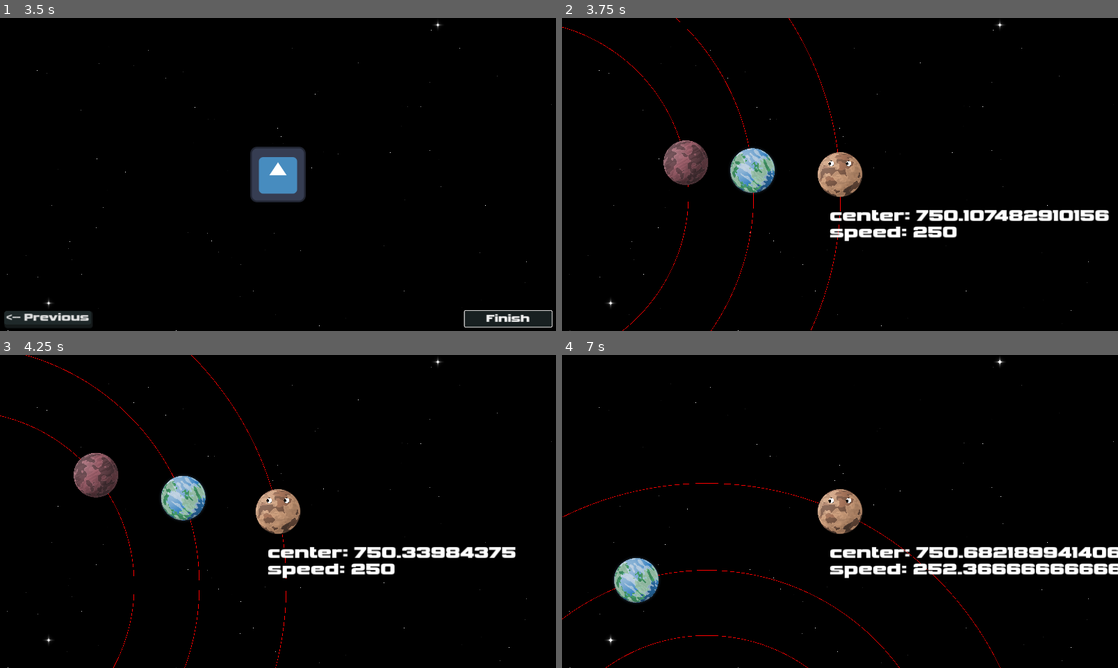
Above: before the commit, frames 1-4 (two rows, left to right).
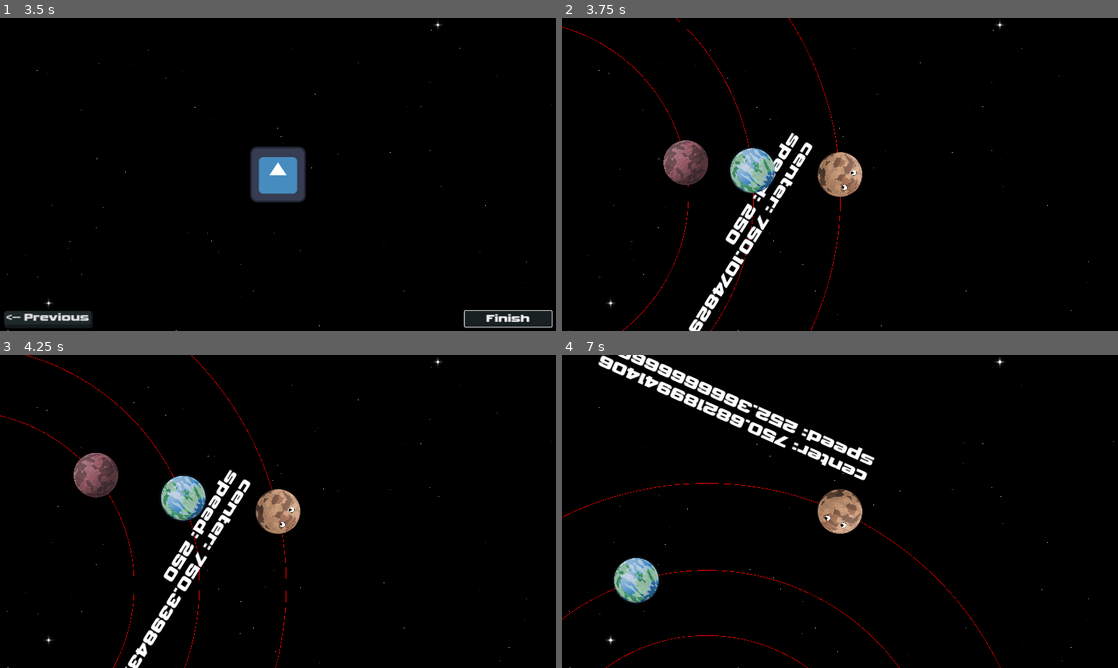
Above: after the commit, the same moments.

Repository: AnEvilPenguin/Pirate-Jam-16
Game: Godot game, scene res://Controllers/GameController/GameController.tscn
Two runs of this game, one before a commit and one after it. Both use one fixed random seed, a clock stepped at 60 frames per second and the inputs below. The engine's default icon, where the game draws it, is replaced by a stand-in: a white triangle on a blue panel in a dark square.
Inputs (mouse positions are in pixels of both pictures, inside the frame that each line leads up to):
- Up to frame 1 (3.5 s): click "NEW GAME" at 0.5 s; click "Next -->" at 1.25 s; click "<-- Previous" at 2 s; click "Next -->" at 2.75 s
- Up to frame 2 (3.75 s): click "Finish" at 3.5 s
- Up to frame 3 (4.25 s): no input
- Up to frame 4 (7 s): tap Enter (ui_accept) at 4.25, 4.52, 5.27, 6.77 s; move the mouse to (962, 495) at 4.27 s; hold Right (ui_right) 4.28-5.78 s; move the mouse to (728, 527) at 5.02 s; move the mouse to (895, 442) at 5.77 s; hold Left (ui_left) 5.78-6.53 s; move the mouse to (812, 574) at 6.52 s; hold Right (ui_right) from 6.53 s (still down)

Frame 1 is identical in both runs. In frame 2, 4.2% of the frame differs, in the area x 22-99%, y 36-100%; in frame 3, 4.1%; in frame 4, 6.5%, in the area x 6-100%, y 0-72%.

Commit message:
feat: mouse rotation

Diff:
--- a/Scenes/Planets/Pluto/pluto.gd
+++ b/Scenes/Planets/Pluto/pluto.gd
@@ -16,7 +16,7 @@
 var targetObject: Node2D
 
 @onready
-var _orbitLine: OrbitLine = $OrbitLine
+var _orbitLine: OrbitLine = %OrbitLine
 
 var _centerPosition = Vector2.ZERO
 
@@ -28,11 +28,12 @@
 
 func _process(delta):
 	_set_player_movement(delta)
+	_process_mouse_rotation()
 
 	if (targetObject):
 		var dirToTarget = global_position - targetObject.global_position;
-		$Sprite2D/Eye1.direction = dirToTarget
-		$Sprite2D/Eye2.direction = dirToTarget
+		%Eye1.direction = dirToTarget
+		%Eye2.direction = dirToTarget
 
 func _physics_process(_delta):
 	var dirToCenter = global_position - _centerPosition
@@ -42,8 +43,8 @@
 	var offset = orbitalDistance - dirToCenter.length()
 	velocity += dirToCenter.limit_length() * offset
 
-	$Label.text = "center: " + str(dirToCenter.length())
-	$Label2.text = "speed: " + str(speed)
+	%Label.text = "center: " + str(dirToCenter.length())
+	%Label2.text = "speed: " + str(speed)
 
 	move_and_slide()
 
@@ -57,3 +58,9 @@
 
 	var speedChange = Input.get_axis("ui_left", "ui_right")
 	speed += (speedChange * acceleration) * delta
+
+func _process_mouse_rotation():
+	var mouseCoords = get_global_mouse_position()
+	var mouseDirection = mouseCoords - global_position;
+
+	global_rotation = mouseDirection.angle()
--- a/Scenes/Planets/Pluto/pluto.tscn
+++ b/Scenes/Planets/Pluto/pluto.tscn
@@ -12,36 +12,46 @@
 [node name="Pluto" type="CharacterBody2D"]
 z_index = 1
 z_as_relative = false
+rotation = 1.5708
 slide_on_ceiling = false
 script = ExtResource("1_4sphj")
-
-[node name="Sprite2D" type="Sprite2D" parent="."]
-scale = Vector2(0.1, 0.1)
-texture = ExtResource("1_6x4n2")
-
-[node name="Camera2D" type="Camera2D" parent="Sprite2D"]
-process_callback = 0
-
-[node name="Eye1" parent="Sprite2D" instance=ExtResource("3_p3eo1")]
-position = Vector2(-200, -250)
-scale = Vector2(2, 2)
-
-[node name="Eye2" parent="Sprite2D" instance=ExtResource("3_p3eo1")]
-position = Vector2(200, -250)
-scale = Vector2(2, 2)
 
 [node name="CollisionShape2D" type="CollisionShape2D" parent="."]
 shape = SubResource("CircleShape2D_78acu")
 
-[node name="Label" type="Label" parent="."]
+[node name="Node2D" type="Node2D" parent="."]
+rotation = 1.5708
+
+[node name="Sprite2D" type="Sprite2D" parent="Node2D"]
+scale = Vector2(0.1, 0.1)
+texture = ExtResource("1_6x4n2")
+
+[node name="Camera2D" type="Camera2D" parent="Node2D/Sprite2D"]
+process_callback = 0
+
+[node name="Face" type="Node2D" parent="Node2D/Sprite2D"]
+
+[node name="Eye1" parent="Node2D/Sprite2D/Face" instance=ExtResource("3_p3eo1")]
+unique_name_in_owner = true
+position = Vector2(-200, -250)
+scale = Vector2(2, 2)
+
+[node name="Eye2" parent="Node2D/Sprite2D/Face" instance=ExtResource("3_p3eo1")]
+unique_name_in_owner = true
+position = Vector2(200, -250)
+scale = Vector2(2, 2)
+
+[node name="Label" type="Label" parent="Node2D"]
+unique_name_in_owner = true
 offset_left = -24.0
 offset_top = 72.0
-offset_right = 16.0
+offset_right = 175.0
 offset_bottom = 119.0
 theme = ExtResource("4_f81le")
 text = "center: "
 
-[node name="Label2" type="Label" parent="."]
+[node name="Label2" type="Label" parent="Node2D"]
+unique_name_in_owner = true
 offset_left = -24.0
 offset_top = 110.0
 offset_right = 168.0
@@ -49,4 +59,5 @@
 theme = ExtResource("4_f81le")
 text = "speed: "
 
-[node name="OrbitLine" parent="." instance=ExtResource("3_6nla0")]
+[node name="OrbitLine" parent="Node2D" instance=ExtResource("3_6nla0")]
+unique_name_in_owner = true
